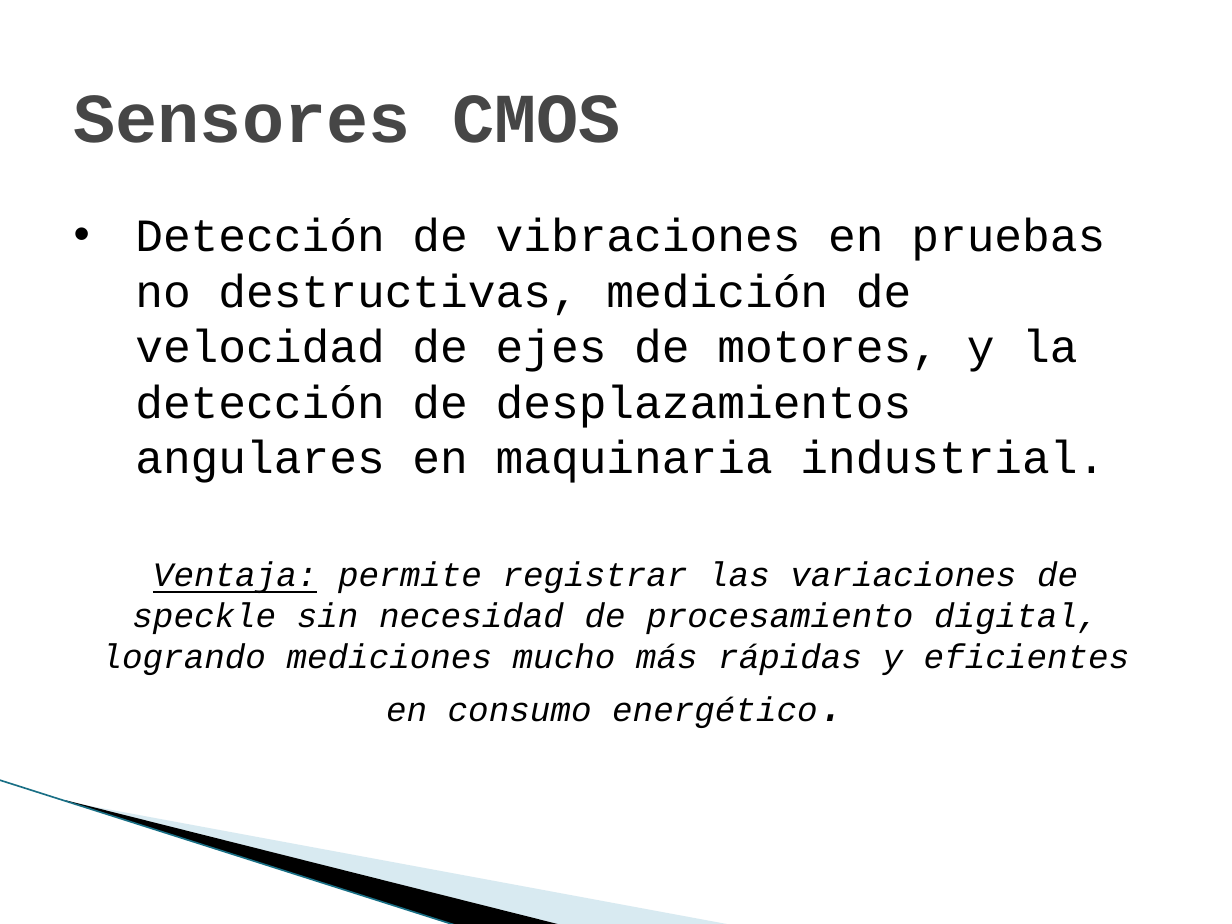
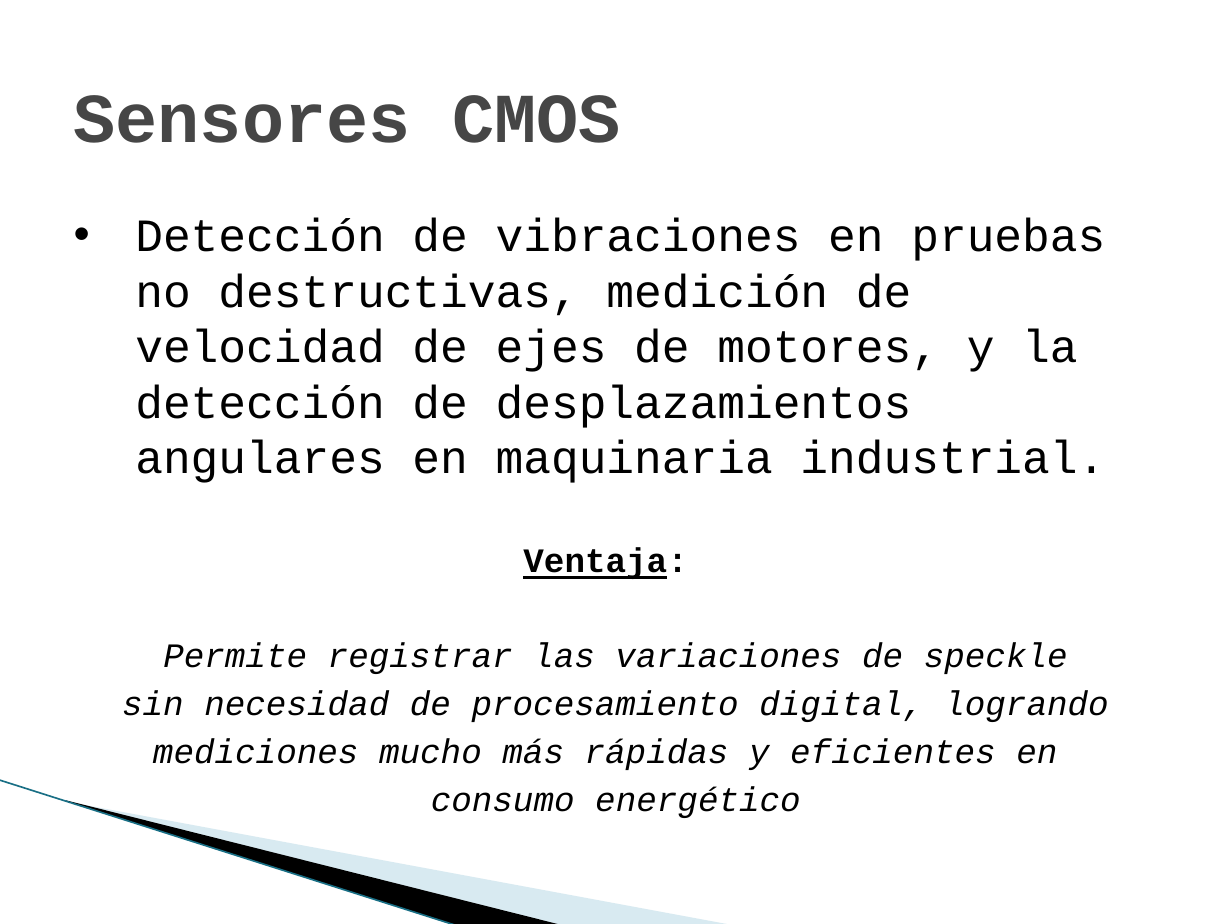
Before and after one commit to marianomorel/maestria-repo, a slide deck: slide 5 of sensores_cmos_presentacion.pptx. Drawn at 1232x924 pixels with LibreOffice and Linux fonts; fonts in the diff are those of the drawing; background and template pictures are left out. Boxes give left, top, right and bottom in pixels: in the first picture for what was removed or moved away, otherwise in the second. Text is boxed around its words. In the diff, an @@ line names an element or a change of style, - is before the commit and + after.

```diff
--- a/sensores_cmos_presentacion.pptx
+++ b/sensores_cmos_presentacion.pptx
@@ text at box(122, 547, 1108, 818): text changed @@
-Ventaja: permite registrar las variaciones de speckle sin necesidad de procesamiento digital, logrando mediciones mucho más rápidas y eficientes en consumo energético.
+Ventaja:
+Permite registrar las variaciones de speckle
+sin necesidad de procesamiento digital, logrando
+mediciones mucho más rápidas y eficientes en
+consumo energético
```
Also in this commit, not shown: 7 other slides changed, 6 other files.
